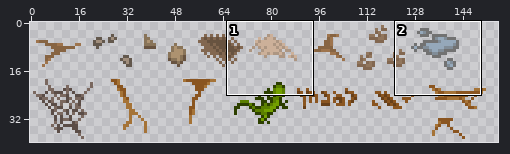
Edited in one commit: sprite sheet (res/Themes/Temple/Textures.png). Above, an overview of the earlier version with the close-up marked.
Close-up. Before the edit:
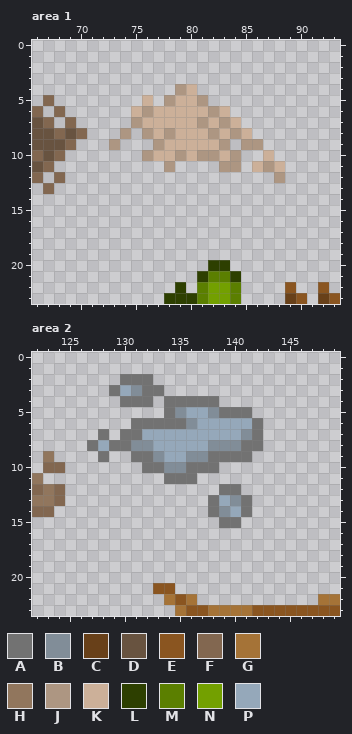
The file is 180x40 pixels. Colours within 5 levels of each other are drawn and written as one. Shown: area 1: x 66..93, y 0..23; area 2: x 122..149, y 0..23. The wide view leaves out empty margins.
Palette (. is transparent): A #727272  B #818d98  C #684019  D #685340  E #8a5520  F #826750  G #a57337  H #91765d  J #ad9682  K #ccb099  L #2d3f00  M #5b7f00  N #73a000  P #95a8ba
Pixels before, area 1, first column x 66:
 4 .............JK.............
 5 .F........K.JKKJ............
 6 F.F......KJKKKKKJK..........
 7 DF.F.....JKKKKKJKJK.........
 8 DDFDF...J.JKJKKKJKJK........
 9 DDDF...J...JKKKKKJ.JJ.......
10 FDF.......JKKJKJJKJ..K......
11 DF..........J....JJ.KJK.....
12 F.F...................J.....
13 .F..........................
14 ............................
15 ............................
16 ............................
17 ............................
18 ............................
19 ............................
20 ................LL..........
21 ...............LMML.........
22 .............L.MNNM....E..E.
23 ............LLLMNNM....CE.CE
Pixels before, area 2, first column x 122:
 2 ........AAA.................
 3 .......APBAA................
 4 ........AAA.AAAAA...........
 5 ............ABPPBAAA........
 6 .........AAAAABPPPPPA.......
 7 ......A.AAPPPPPPPPPBA.......
 8 .....APAABBPPPPPBBBAA.......
 9 .H....A..AABPPBBAAAA........
10 .FF.......AABBAAA...........
11 H...........AAA.............
12 FHF..............AA.........
13 HHF.............APBA........
14 FF..............ABPA........
15 .................AA.........
16 ............................
17 ............................
18 ............................
19 ............................
20 ............................
21 ...........EE...............
22 ............GEG...........GG
23 .............GEEGGGGEEEEEEEE
The same view after the edit:
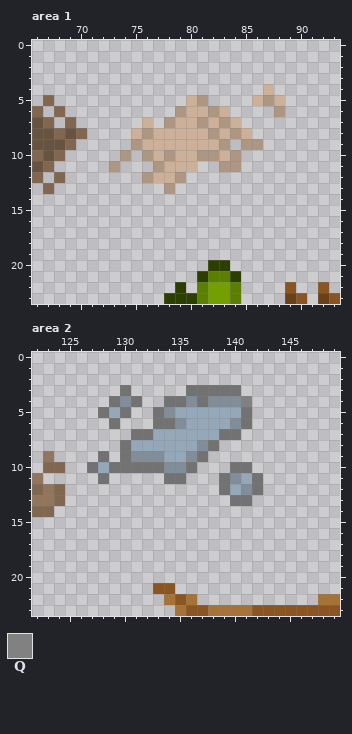
Colours new in this view: Q #818181
Commit: Update sand and puddle textures
Changes in this commit:
Area 1:
Colour J now appears in row 5 at x 87; in row 6 at x 88; in row 9 at x 75; in row 10 at x 74; in row 11 at x 73 and 77; in row 12 at x 76 and 79.
Colour J now appears in row 13 at x 78.
The author changed colour K to colour J in row 6 at x 79; in row 7 at x 78; in row 10 at x 78.
Colour K now appears in row 4 at x 87; in row 5 at x 86 and 88; in row 8 at x 75; in row 9 at x 76; in row 11 at x 79 to 80; in row 12 at x 77 to 78.
The author changed colour J to colour K in row 8 at x 78; in row 9 at x 77; in row 10 at x 79; in row 11 at x 78.
The author cleared colour J in row 4 at x 79; in row 5 at x 78; in row 6 at x 76; in row 7 at x 75; in row 8 at x 74; in row 9 at x 73.
The author cleared colour J in row 11 at x 87; in row 12 at x 88.
The author cleared colour K in row 4 at x 80; in row 5 at x 76 and 79; in row 6 at x 75 and 77 to 78; in row 7 at x 77; in row 10 at x 87; in row 11 at x 86 and 88.
Area 2:
Colour A now appears in row 3 at x 136 to 140; in row 4 at x 129; in row 5 at x 128, 130 and 133; in row 6 at x 129; in row 9 at x 130; in row 10 at x 127, 129 to 131 and 140 to 141.
Colour A now appears in row 11 at x 128, 139 and 142; in row 12 at x 142.
The author changed colour B to colour A in row 8 at x 138; in row 9 at x 137; in row 13 at x 140.
The author changed colour P to colour A in row 3 at x 130; in row 6 at x 141; in row 7 at x 132 and 139 to 140.
Colour B now appears in row 4 at x 139 to 140; in row 11 at x 140; in row 12 at x 141.
The author changed colour A to colour B in row 4 at x 130, 136 and 138; in row 5 at x 134; in row 6 at x 135; in row 9 at x 131 to 132.
The author changed colour P to colour B in row 6 at x 140; in row 8 at x 137.
Colour P now appears in row 5 at x 129; in row 10 at x 128; in row 11 at x 141.
The author changed colour A to colour P in row 5 at x 139 to 140; in row 12 at x 140.
The author changed colour B to colour P in row 5 at x 135 and 138; in row 6 at x 136; in row 8 at x 131 to 132.
Colour Q now appears in row 4 at x 141.
The author cleared colour A in row 2 at x 130 to 132; in row 3 at x 129 and 132 to 133; in row 4 at x 132; in row 6 at x 131 to 132 and 142; in row 7 at x 128, 130 and 142; in row 8 at x 127, 129 and 141 to 142.
The author cleared colour A in row 9 at x 138 to 141; in row 10 at x 137 to 138; in row 11 at x 136; in row 13 at x 138; in row 14 at x 138 and 141; in row 15 at x 139 to 140.
The author cleared colour B in row 3 at x 131; in row 7 at x 141; in row 8 at x 139 to 140; in row 14 at x 139.
The author cleared colour P in row 8 at x 128; in row 13 at x 139; in row 14 at x 140.
Where, in picture pixels (left, top, right, bottom), the same in both close-ups:
changed: (109, 84, 197, 194)
changed: (252, 84, 285, 183)
changed: (87, 374, 263, 528)
